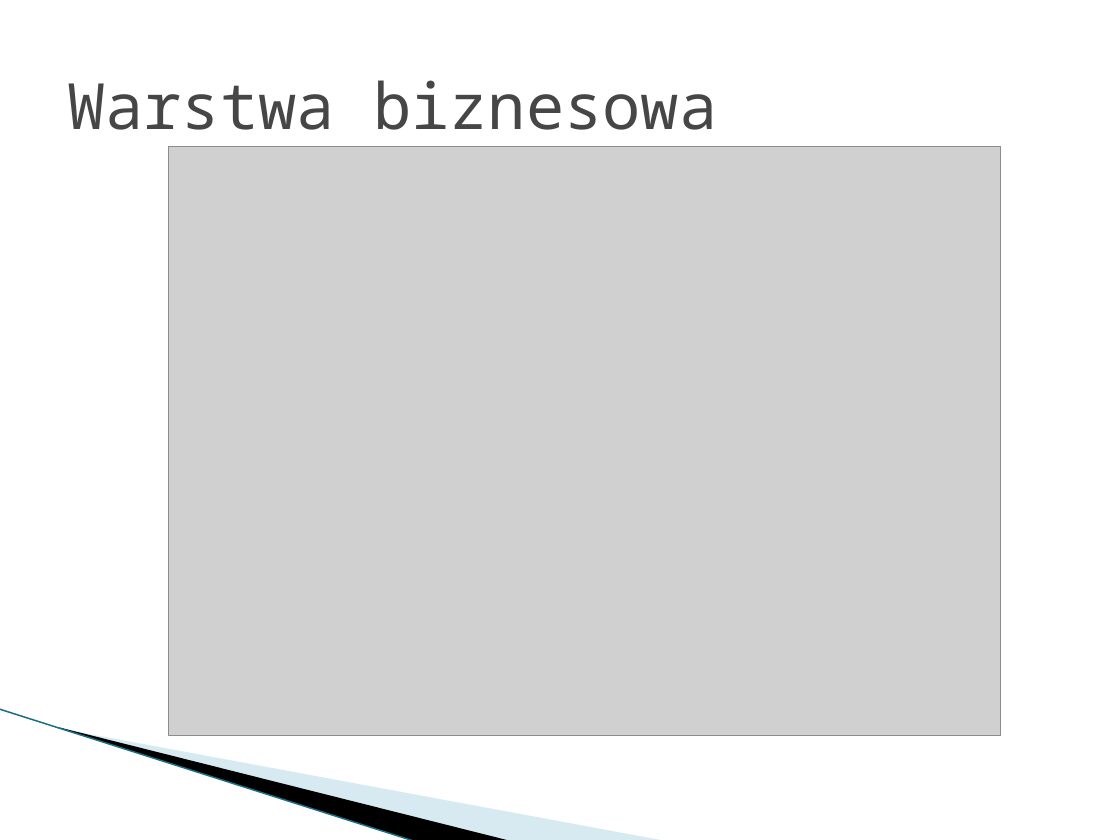
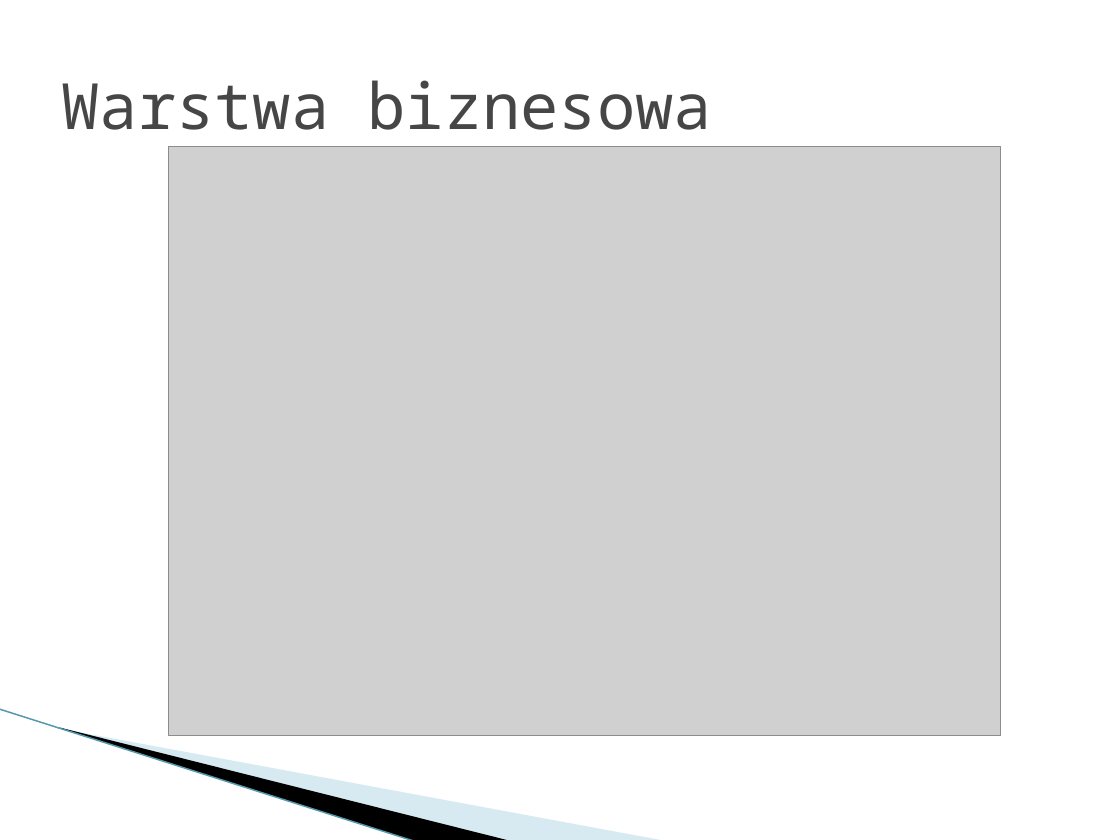
Before and after one commit to rprusak/drzewpol, a slide deck: slide 6 of DRZEWAmbiak.pptx. Drawn at 1120x840 pixels with LibreOffice and Linux fonts; fonts in the diff are those of the drawing; grey boxes stand for pictures; background and template pictures are left out. Boxes give left, top, right and bottom in pixels: in the first picture for what was removed or moved away, otherwise in the second. Text is boxed around its words. In the diff, an @@ line names an element or a change of style, - is before the commit and + after.

```diff
--- a/DRZEWAmbiak.pptx
+++ b/DRZEWAmbiak.pptx
@@ title "Warstwa biznesowa": place and size @@
-title "Warstwa biznesowa" at (67,80,717,130)
+title "Warstwa biznesowa" at (62,80,712,130)
@@ line (0, 709) - (416, 840): stroke #97C5D8 0.95 pt to #5699AD 0.95 pt @@
@@ freeform shape at (62,728,666,840): fill #A0CBDC at 40% opacity to #9DCADC at 40% opacity @@
```
Also in this commit, not shown: 7 other slides changed, 1 slide added, 1 slide removed, 5 other files.
